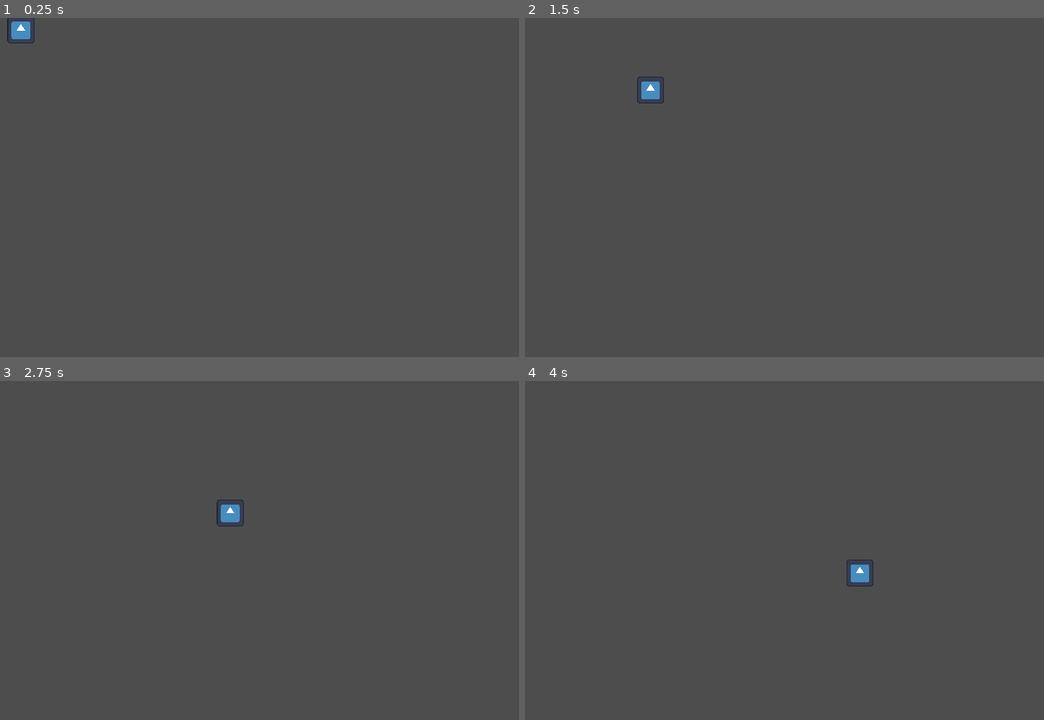
Above: before the commit, frames 1-4 (two rows, left to right).
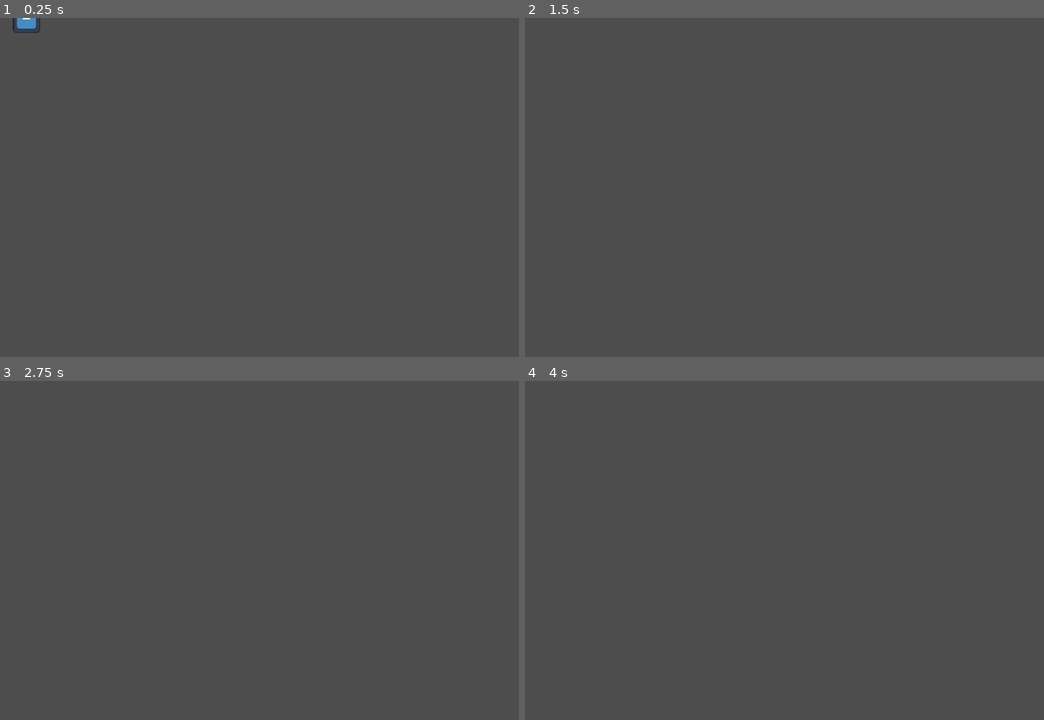
Above: after the commit, the same moments.

Repository: JamesFerchak/Godot-BulletHell
Game: Godot game, scene res://Level/bullet.tscn
The game is run twice, just before and just after one commit, with the same random seed, the same clock (stepped at 60 frames per second) and the same inputs. The project has no main scene, so this scene is started directly. The engine's default icon, where the game draws it, is replaced by a stand-in: a white triangle on a blue panel in a dark square.
Inputs:
- Up to frame 1 (0.25 s): no input
- Up to frame 2 (1.5 s): hold D (RIGHT) 0.53-1.28 s; hold S (DOWN) from 1.28 s (still down)
- Up to frame 3 (2.75 s): release S (DOWN) at 2.03 s; hold D (RIGHT) from 2.03 s (still down)
- Up to frame 4 (4 s): release D (RIGHT) at 2.78 s; hold W (UP) 2.78-3.53 s; hold A (LEFT) from 3.53 s (still down)

The runs differ from the first frame. In frame 1, 0.3% of the frame differs, in the area x 1-8%, y 0-8%; in frame 2, 0.2%; in frame 3, 0.2%; in frame 4, 0.2%.

Commit message:
Pause Screen and bullet logic

Diff:
--- a/Level/GameplayLogic.gd
+++ b/Level/GameplayLogic.gd
@@ -1,30 +1,26 @@
 extends Node2D
 
 #general game variables
+var timer
 var score
 var health = 3;
 var fire_collected
-
-#player reference
-@onready var player : CharacterBody2D = $Player
-
-#Marker references
-
-@onready var left_marker_1 : Marker2D =$LeftMarker1
-@onready var left_marker_2 : Marker2D =$LeftMarker2
-@onready var left_marker_3 : Marker2D =$LeftMarker3
-@onready var left_marker_4 : Marker2D =$LeftMarker4
-@onready var left_marker_5 : Marker2D =$LeftMarker5
-
+var fire
+var bulletspeedx1
+var bulletspeedx2
+var bulletspeedy1
+var bulletspeedy2
 # Called when the node enters the scene tree for the first time.
 func _ready():
 	pass # Replace with function body.
 
 
 # Called every frame. 'delta' is the elapsed time since the previous frame.
-func _process(delta):
+func _process(_delta):
 	if health == 0: #if the tree buddy's health goes to 0 end the game and go to results
 		endGame()
+		pass
+	pass
 
 
 func endGame():
--- /dev/null
+++ b/Level/LevelMechanics.gd
@@ -0,0 +1,67 @@
+extends Node2D
+#Bullet Reference
+@onready var bullet_holder : Node = $BulletHolder
+var bullet = preload("res://Level/bullet.tscn")
+
+#Left Marker References
+@onready var left_marker_1 : Marker2D = $LeftMarker1
+@onready var left_marker_2 : Marker2D = $LeftMarker2
+@onready var left_marker_3 : Marker2D = $LeftMarker3
+@onready var left_marker_4 : Marker2D = $LeftMarker4
+@onready var left_marker_5 : Marker2D = $LeftMarker5
+
+#Pause Menu Reference
+@onready var pause_menu : Control = $PauseMenu
+@onready var pause_button : Button = $PauseMenu/PauseButton
+@onready var main_menu_button : Button = $PauseMenu/MainMenuButton
+
+#RNG var to select a marker
+var marker_select = RandomNumberGenerator.new()
+var marker_number
+
+# Called when the node enters the scene tree for the first time.
+func _ready():
+	pause_menu.process_mode = Node.PROCESS_MODE_WHEN_PAUSED
+
+
+# Called every frame. 'delta' is the elapsed time since the previous frame.
+func _process(delta):
+	if Input.is_action_just_pressed("PAUSE"):
+		get_tree().paused = true
+		pause_menu.show()
+
+
+func _on_pausebutton_pressed():
+	pause_menu.hide()
+	get_tree().paused = false
+
+
+func _on_main_menu_button_pressed():
+	pause_menu.hide()
+	get_tree().change_scene_to_file("res://Main Menu/MainMenu.tscn")
+	get_tree().paused = false
+
+
+func _on_bullet_spawn_timer_timeout():
+	marker_number = marker_select.randi_range(1,5)
+	spawnbullet(marker_number)
+	pass # Replace with function body.
+
+func spawnbullet(num):
+	var b = bullet.instantiate()
+	bullet_holder.add_child(b)
+	print_debug("Bullet Spawned")
+	match num:
+		1:
+			b.position = left_marker_1.global_position
+			b.call()
+		2:
+			b.position = left_marker_2.global_position
+		3:
+			b.position = left_marker_3.global_position
+		4:
+			b.position = left_marker_4.global_position
+		5:
+			b.position = left_marker_5.global_position
+
+	pass
--- a/Level/bullet.tscn
+++ b/Level/bullet.tscn
@@ -15,4 +15,9 @@
 scale = Vector2(0.3, 0.3)
 texture = ExtResource("1_4e0bg")
 
+[node name="DestroyTimer" type="Timer" parent="."]
+one_shot = true
+autostart = true
+
 [connection signal="body_entered" from="." to="." method="_on_body_entered"]
+[connection signal="timeout" from="DestroyTimer" to="." method="_on_destroy_timer_timeout"]
--- a/Level/fireball.gd
+++ b/Level/fireball.gd
@@ -1,13 +1,12 @@
 extends Area2D
 
-var xrng = RandomNumberGenerator.new()
 var yrng = RandomNumberGenerator.new()
 var xvelocity
 var yvelocity
 # Called when the node enters the scene tree for the first time.
 func _ready():
-	xvelocity = xrng.randf_range(-800.0,800.0)
-	yvelocity = yrng.randf_range(-800.0,800.0)
+	xvelocity = 150
+	yvelocity = yrng.randf_range(-50.0,50.0)
 
 
 # Called every frame. 'delta' is the elapsed time since the previous frame.
@@ -15,8 +14,8 @@
 	position += transform.x * xvelocity * delta
 	position += transform.y * yvelocity * delta
 
-func assignspeed(x1,x2,y1,y2):
-	xvelocity = xrng.randf_range(x1,x2)
+func assignspeed(x,y1,y2):
+	xvelocity = x
 	yvelocity = yrng.randf_range(y1,y2)
 
 
@@ -28,3 +27,9 @@
 		GameplayLogic.health -= 1
 		pass
 	queue_free()
+
+
+
+
+func _on_destroy_timer_timeout():
+	queue_free()
--- a/Level/level.tscn
+++ b/Level/level.tscn
@@ -1,8 +1,9 @@
-[gd_scene load_steps=6 format=3 uid="uid://be7kvua85volf"]
+[gd_scene load_steps=7 format=3 uid="uid://be7kvua85volf"]
 
 [ext_resource type="PackedScene" uid="uid://b6qiwhmmq2rvy" path="res://Player/Player.tscn" id="1_1207h"]
-[ext_resource type="Script" path="res://Level/GameplayLogic.gd" id="1_mqaju"]
+[ext_resource type="Script" path="res://Level/LevelMechanics.gd" id="1_ryrb4"]
 [ext_resource type="Texture2D" uid="uid://b7ny8iyako2yq" path="res://Level/ArcadeBorder.png" id="2_viujk"]
+[ext_resource type="FontFile" uid="uid://dl5tqy48ofko2" path="res://Msc/PressStart2P-vaV7.ttf" id="4_8mnqq"]
 
 [sub_resource type="TileSetAtlasSource" id="TileSetAtlasSource_t2ijk"]
 texture = ExtResource("2_viujk")
@@ -428,7 +429,7 @@
 sources/0 = SubResource("TileSetAtlasSource_t2ijk")
 
 [node name="Level" type="Node2D"]
-script = ExtResource("1_mqaju")
+script = ExtResource("1_ryrb4")
 
 [node name="Player" parent="." instance=ExtResource("1_1207h")]
 collision_mask = 2
@@ -454,3 +455,37 @@
 
 [node name="LeftMarker5" type="Marker2D" parent="."]
 position = Vector2(-328, 208)
+
+[node name="PauseMenu" type="Control" parent="."]
+visible = false
+layout_mode = 3
+anchors_preset = 0
+offset_right = 40.0
+offset_bottom = 40.0
+
+[node name="PauseButton" type="Button" parent="PauseMenu"]
+layout_mode = 0
+offset_left = -52.0
+offset_top = -49.0
+offset_right = 52.0
+offset_bottom = -25.0
+theme_override_fonts/font = ExtResource("4_8mnqq")
+text = "RESUME"
+
+[node name="MainMenuButton" type="Button" parent="PauseMenu"]
+layout_mode = 0
+offset_left = -36.0
+offset_top = 32.0
+offset_right = 36.0
+offset_bottom = 56.0
+theme_override_fonts/font = ExtResource("4_8mnqq")
+text = "MENU"
+
+[node name="BulletSpawnTimer" type="Timer" parent="."]
+autostart = true
+
+[node name="BulletHolder" type="Node" parent="."]
+
+[connection signal="pressed" from="PauseMenu/PauseButton" to="." method="_on_pausebutton_pressed"]
+[connection signal="pressed" from="PauseMenu/MainMenuButton" to="." method="_on_main_menu_button_pressed"]
+[connection signal="timeout" from="BulletSpawnTimer" to="." method="_on_bullet_spawn_timer_timeout"]
--- /dev/null
+++ b/Level/pausebutton.gd
@@ -0,0 +1,16 @@
+extends Button
+
+
+# Called when the node enters the scene tree for the first time.
+func _ready():
+	pass # Replace with function body.
+
+
+# Called every frame. 'delta' is the elapsed time since the previous frame.
+func _process(delta):
+	pass
+
+
+func _on_pressed():
+	$pausebutton.hide()
+	get_tree().paused = false
--- a/project.godot
+++ b/project.godot
@@ -50,6 +50,11 @@
 , Object(InputEventKey,"resource_local_to_scene":false,"resource_name":"","device":-1,"window_id":0,"alt_pressed":false,"shift_pressed":false,"ctrl_pressed":false,"meta_pressed":false,"pressed":false,"keycode":0,"physical_keycode":4194321,"key_label":0,"unicode":0,"echo":false,"script":null)
 ]
 }
+PAUSE={
+"deadzone": 0.5,
+"events": [Object(InputEventKey,"resource_local_to_scene":false,"resource_name":"","device":-1,"window_id":0,"alt_pressed":false,"shift_pressed":false,"ctrl_pressed":false,"meta_pressed":false,"pressed":false,"keycode":0,"physical_keycode":4194305,"key_label":0,"unicode":0,"echo":false,"script":null)
+]
+}
 
 [layer_names]
 
Binary file added: Msc/PressStart2P-vaV7.ttf
Not shown, added: Msc/PressStart2P-vaV7.ttf.import
Binary file added: PressStart2P-vaV7.ttf
Not shown, added: PressStart2P-vaV7.ttf.import
